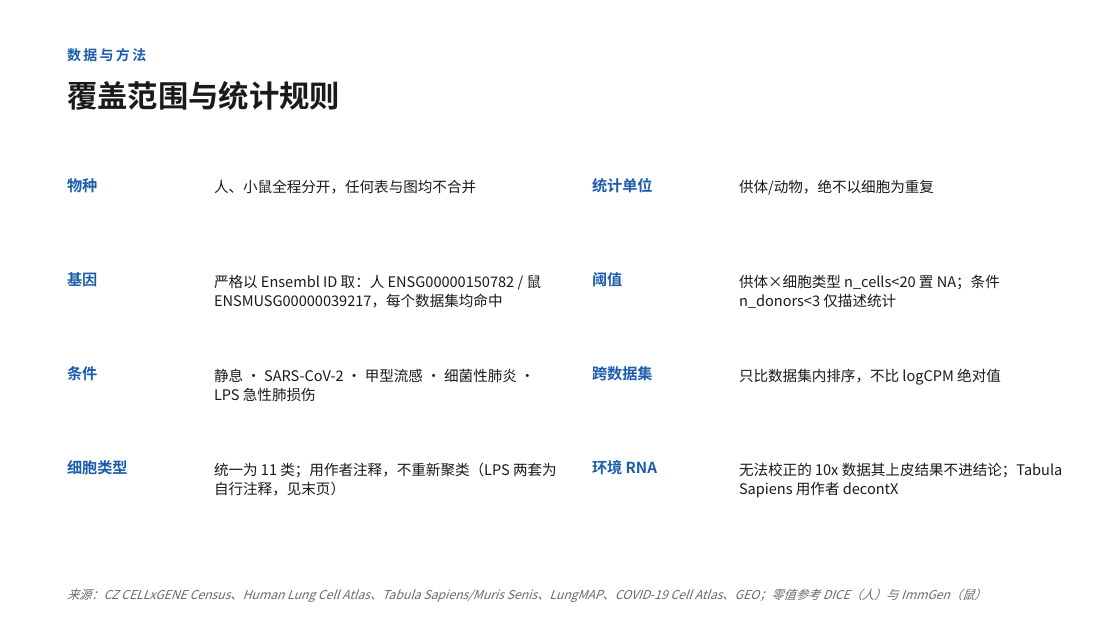
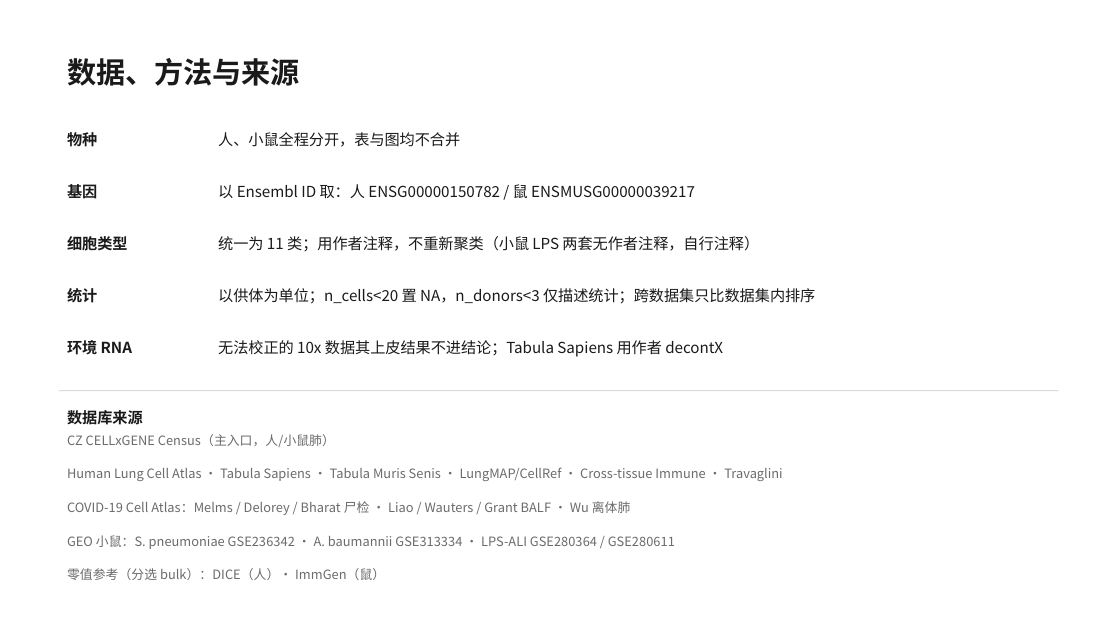
Before and after one commit to 7c96bzczcj-prog/aaa, a slide deck: slide 3 of il18_lung/IL18_lung_celltype.pptx. Drawn at 1120x630 pixels with LibreOffice and Linux fonts; fonts in the diff are those of the drawing. Boxes give left, top, right and bottom in pixels: in the first picture for what was removed or moved away, otherwise in the second. Text is boxed around its words. In the diff, an @@ line names an element or a change of style, - is before the commit and + after.

```diff
--- a/il18_lung/IL18_lung_celltype.pptx
+++ b/il18_lung/IL18_lung_celltype.pptx
@@ text at bbox=[67, 58, 300, 86]: text changed; size 12 to 25 pt; text colour #1C5CAB to #1A1A1A @@
-数据与方法
+数据、方法与来源
@@ text removed at bbox=[67, 81, 340, 110] @@
-覆盖范围与统计规则
@@ text "物种": place and size @@
-text "物种" at bbox=[67, 176, 97, 196]
+text "物种" at bbox=[67, 130, 97, 150]
@@ text at bbox=[218, 132, 460, 147]: text changed; size 12.5 to 13 pt @@
-人、小鼠全程分开，任何表与图均不合并
+人、小鼠全程分开，表与图均不合并
@@ text "基因": place and size @@
-text "基因" at bbox=[67, 270, 97, 290]
+text "基因" at bbox=[67, 182, 97, 202]
@@ text removed at bbox=[739, 179, 934, 195] @@
-供体/动物，绝不以细胞为重复
@@ text at bbox=[218, 184, 695, 199]: text changed; size 12.5 to 13 pt @@
-严格以 Ensembl ID 取：人 ENSG00000150782 / 鼠 ENSMUSG00000039217，每个数据集均命中
+以 Ensembl ID 取：人 ENSG00000150782 / 鼠 ENSMUSG00000039217
@@ text "细胞类型": place and size @@
-text "细胞类型" at bbox=[67, 458, 128, 478]
+text "细胞类型" at bbox=[67, 234, 128, 254]
@@ text at bbox=[218, 236, 759, 251]: text changed; size 12.5 to 13 pt @@
-统一为 11 类；用作者注释，不重新聚类（LPS 两套为自行注释，见末页）
+统一为 11 类；用作者注释，不重新聚类（小鼠 LPS 两套无作者注释，自行注释）
@@ text at bbox=[67, 288, 97, 303]: text changed; text colour #1C5CAB to #1A1A1A @@
-统计单位
+统计
@@ text at bbox=[218, 288, 815, 304]: text changed; size 12.5 to 13 pt @@
-供体×细胞类型 n_cells<20 置 NA；条件 n_donors<3 仅描述统计
+以供体为单位；n_cells<20 置 NA，n_donors<3 仅描述统计；跨数据集只比数据集内排序
@@ text removed at bbox=[592, 270, 622, 290] @@
-阈值
@@ text colour #1C5CAB to #1A1A1A in 4 elements at bbox=[67, 130, 97, 150], bbox=[67, 182, 97, 202], bbox=[67, 234, 128, 254], bbox=[67, 340, 132, 355] @@
@@ text "环境 RNA": place and size @@
-text "环境 RNA" at bbox=[592, 460, 657, 475]
+text "环境 RNA" at bbox=[67, 340, 132, 355]
@@ text "无法校正的 10x 数据其上皮结果不进结论；Tabula Sapiens 用作者 ...": place and size @@
-text "无法校正的 10x 数据其上皮结果不进结论；Tabula Sapiens 用作者 ..." at bbox=[739, 462, 1063, 498]
+text "无法校正的 10x 数据其上皮结果不进结论；Tabula Sapiens 用作者 ..." at bbox=[218, 340, 723, 357]
@@ text "无法校正的 10x 数据其上皮结果不进结论；Tabula Sapiens 用作者 ..." at bbox=[218, 340, 723, 357]: size 12.5 to 13 pt; line spacing 1.12 to 1 @@
@@ text removed at bbox=[67, 366, 97, 381] @@
-条件
@@ text removed at bbox=[214, 368, 517, 401] @@
-静息 · SARS-CoV-2 · 甲型流感 · 细菌性肺炎 · LPS 急性肺损伤
@@ text removed at bbox=[592, 364, 653, 384] @@
-跨数据集
@@ text removed at bbox=[739, 368, 1001, 385] @@
-只比数据集内排序，不比 logCPM 绝对值
@@ line added from (59, 391) to (1059, 391), #D8DBE0 1 pt @@
@@ text added at bbox=[67, 408, 143, 428], 13 pt, text #1A1A1A, bold @@
+数据库来源
@@ text added at bbox=[67, 434, 335, 447], 11 pt, text #6B6B6B @@
+CZ CELLxGENE Census（主入口，人/小鼠肺）
@@ text added at bbox=[67, 467, 782, 481], 11 pt, text #6B6B6B @@
+Human Lung Cell Atlas · Tabula Sapiens · Tabula Muris Senis · LungMAP/CellRef · Cross-tissue Immune · Travaglini
@@ text added at bbox=[67, 501, 631, 515], 11 pt, text #6B6B6B @@
+COVID-19 Cell Atlas：Melms / Delorey / Bharat 尸检 · Liao / Wauters / Grant BALF · Wu 离体肺
@@ text added at bbox=[67, 535, 675, 549], 11 pt, text #6B6B6B @@
+GEO 小鼠：S. pneumoniae GSE236342 · A. baumannii GSE313334 · LPS-ALI GSE280364 / GSE280611
@@ text "零值参考（分选 bulk）：DICE（人）· ImmGen（鼠）" at bbox=[67, 568, 385, 580]: vertical alignment middle to top @@
@@ text at bbox=[67, 568, 385, 580]: text changed; size 10.5 to 11 pt; italic off @@
-来源：CZ CELLxGENE Census、Human Lung Cell Atlas、Tabula Sapiens/Muris Senis、LungMAP、COVID-19 Cell Atlas、GEO；零值参考 DICE（人）与 ImmGen（鼠）
+零值参考（分选 bulk）：DICE（人）· ImmGen（鼠）
```
Also in this commit, not shown: 7 other slides changed, 2 slides removed.
